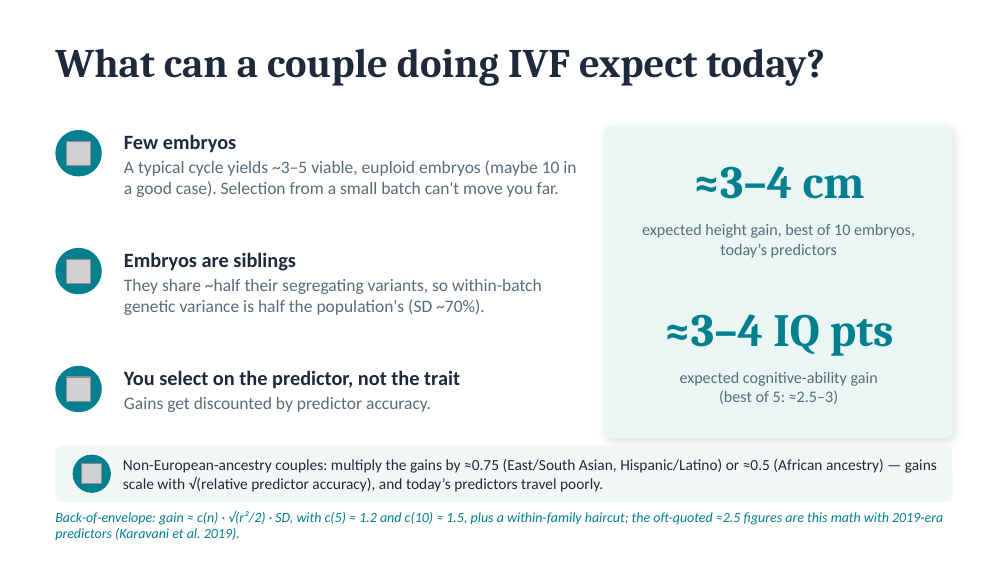
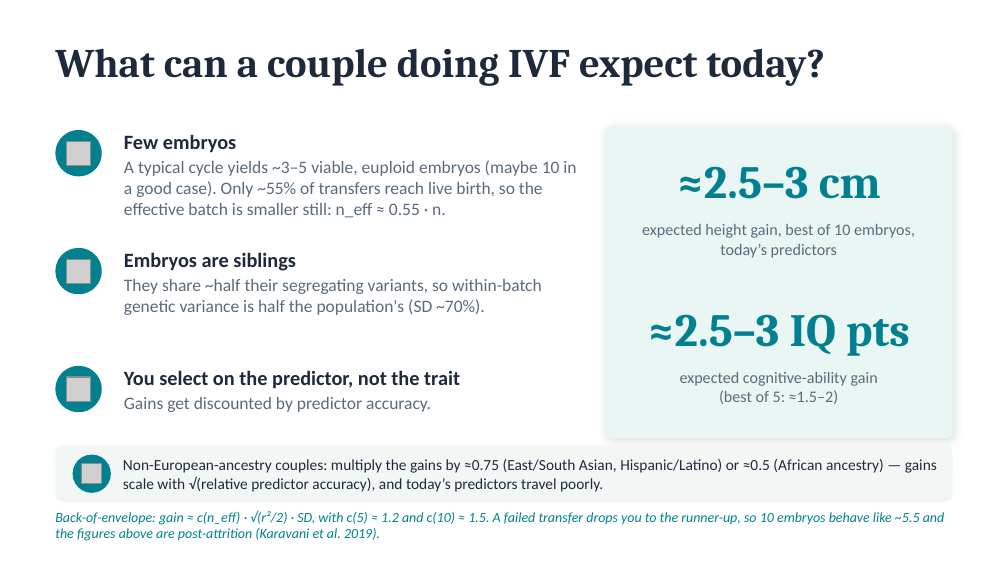
Before and after one commit to dawndrain/genetic_prediction, a slide deck: slide 13 of docs/genetic_prediction_slides.pptx. Drawn at 1008x567 pixels with LibreOffice and Linux fonts; fonts in the diff are those of the drawing; grey boxes stand for pictures. Boxes give left, top, right and bottom in pixels: in the first picture for what was removed or moved away, otherwise in the second. Text is boxed around its words. In the diff, an @@ line names an element or a change of style, - is before the commit and + after.

```diff
--- a/docs/genetic_prediction_slides.pptx
+++ b/docs/genetic_prediction_slides.pptx
@@ text at box(124, 160, 576, 218): text changed @@
-A typical cycle yields ~3–5 viable, euploid embryos (maybe 10 in a good case). Selection from a small batch can't move you far.
+A typical cycle yields ~3–5 viable, euploid embryos (maybe 10 in a good case). Only ~55% of transfers reach live birth, so the effective batch is smaller still: n_eff ≈ 0.55 · n.
@@ text at box(677, 166, 881, 199): text changed @@
-≈3–4 cm
+≈2.5–3 cm
@@ text at box(647, 314, 910, 356): text changed @@
-≈3–4 IQ pts
+≈2.5–3 IQ pts
@@ text at box(719, 390, 839, 404): text changed @@
-(best of 5: ≈2.5–3)
+(best of 5: ≈1.5–2)
@@ text at box(55, 511, 945, 541): text changed @@
-Back-of-envelope: gain ≈ c(n) · √(r²/2) · SD, with c(5) ≈ 1.2 and c(10) ≈ 1.5, plus a within-family haircut; the oft-quoted ≈2.5 figures are this math with 2019-era predictors (Karavani et al. 2019).
+Back-of-envelope: gain ≈ c(n_eff) · √(r²/2) · SD, with c(5) ≈ 1.2 and c(10) ≈ 1.5. A failed transfer drops you to the runner-up, so 10 embryos behave like ~5.5 and the figures above are post-attrition (Karavani et al. 2019).
```
Also in this commit, not shown: 2 other slides changed, 3 other files.
